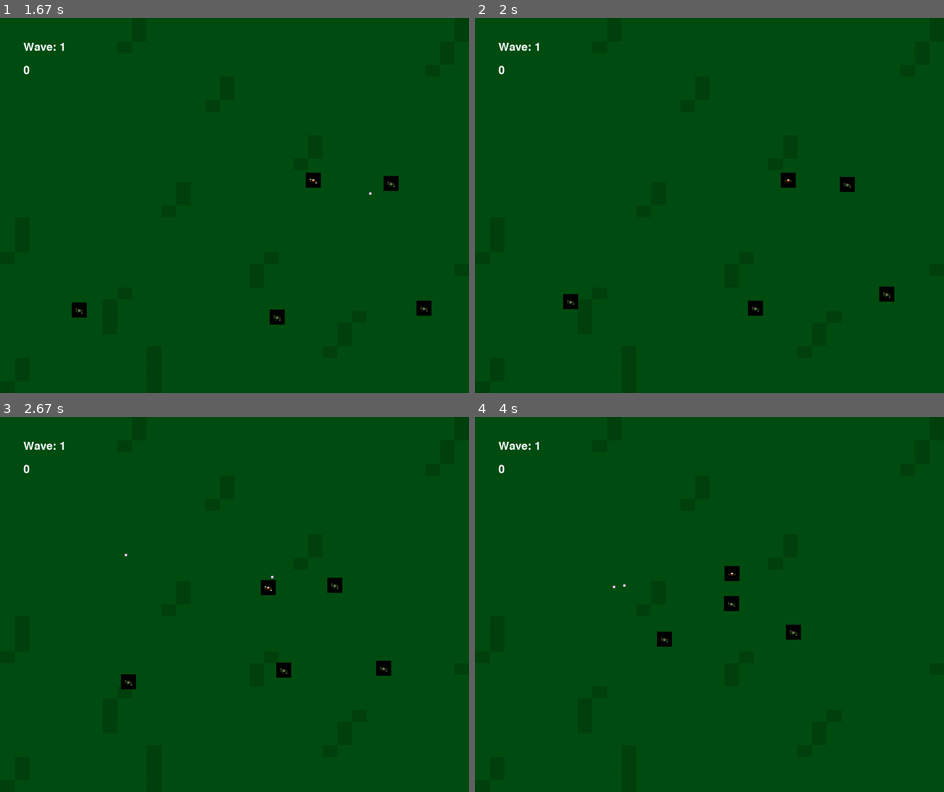
Above: before the commit, frames 1-4 (two rows, left to right).
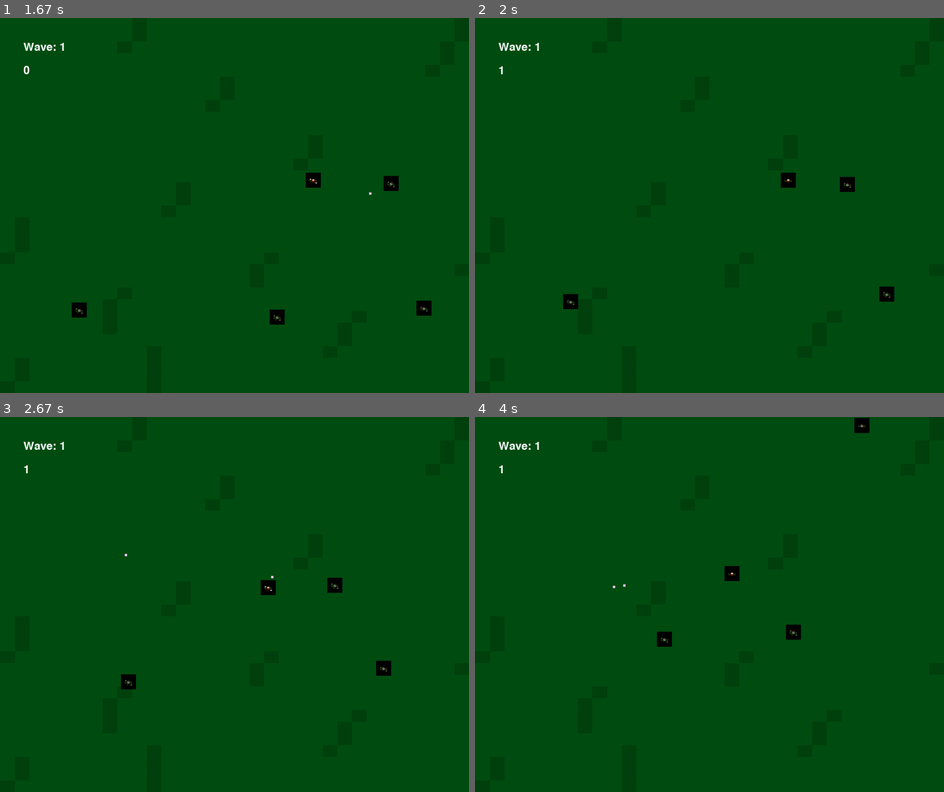
Above: after the commit, the same moments.

Repository: NotMrW/pygamesixtynine
Game: pygame game, started from main.py
The game is run twice, just before and just after one commit, with the same random seed, the same clock (stepped at 60 frames per second) and the same inputs.
Inputs (mouse positions are in pixels of both pictures, inside the frame that each line leads up to):
- Up to frame 1 (1.67 s): hold Right 0.33-0.8 s; hold Up 0.83-1.13 s; tap Space at 0.9, 1.23, 1.53 s; hold Right 1.17-1.63 s; move the mouse to (384, 194) at 1.2 s
- Up to frame 2 (2 s): click (756, 288) at 1.72 s
- Up to frame 3 (2.67 s): hold Left 2-2.53 s; tap Space at 2.07, 2.37, 2.63 s; click (89, 548) at 2.08 s; hold Down from 2.57 s (still down); click (304, 473) at 2.65 s
- Up to frame 4 (4 s): release Down at 2.87 s; hold Left 2.9-3.3 s; tap Space at 2.97, 3.27, 3.4, 3.8 s; click (765, 638) at 2.98 s; hold Up 3.33-3.7 s; click (718, 477) at 3.42 s; hold Right from 3.73 s (still down); click (540, 593) at 3.82 s

Frame 1 is identical in both runs. In frame 2, 0.2% of the frame differs, in the area x 5-62%, y 12-80%; in frame 3, 0.2%; in frame 4, 0.3%, in the area x 5-85%, y 0-52%.

Commit message:
Ace's commit

Diff:
--- a/enemy.py
+++ b/enemy.py
@@ -39,7 +39,10 @@
     def check_collide(self, player):
         if player:
             if self.rect.colliderect(player.rect):
-                player.HP -= 1 #maybe we should add a damage variable?
+                if player.shield > 0:
+                    player.shield -=1
+                else:
+                    player.HP -= 1 #maybe we should add a damage variable?
                 self.hp -= 2
 
     def knockback(self, bullet):
--- a/item.py
+++ b/item.py
@@ -32,3 +32,27 @@
                 self.kill()
     def draw(self, game):
         game.screen.blit(self.image, self.rect.topleft)
+class Shield(pygame.sprite.Sprite):
+    def __init__(self, game):
+        """Extra Health"""
+        super().__init__()
+        self.settings = game.settings
+        self.SHIELD = self.settings.shield_SHIELD
+
+        self.spritesheet = SpriteSheet(r"sprites/manFace.png")
+        self.sprites = self.spritesheet.get_images(0,0,32,32,1)
+        self.image = self.sprites[0]
+
+        self.rect = self.image.get_rect()
+        self.rect.center = (500,500)
+        self.rect.topleft = (500, 500)
+
+        self.frame = 0
+
+    def add_shield(self,player):
+        if player:
+            if self.rect.colliderect(player.rect):
+                player.shield += self.SHIELD #maybe we should add a damage variable?
+                self.kill()
+    def draw(self, game):
+        game.screen.blit(self.image, self.rect.topleft)
--- a/main.py
+++ b/main.py
@@ -7,10 +7,9 @@
 #import classes from other files
 from settings import Settings
 from player import Player
-from enemy import Enemy
-from enemy import BigEnemy
+from enemy import Enemy, BigEnemy
 from bullet import Bullet
-from item import Medkit
+from item import Medkit, Shield
 
 
 
@@ -36,7 +35,9 @@
 
 
         self.player = Player(self) #initialize player
+
         self.medkits = pygame.sprite.Group()
+        self.shields = pygame.sprite.Group()
 
         self.bullets = pygame.sprite.Group() #stuff the bulltes in one, plural group
         self.enemies = pygame.sprite.Group() #Get the little shits into a plural group
@@ -67,7 +68,7 @@
     def run(self):
         """"Da function to run da gaem"""
         while self.running: #we use "running" value here for loop? Huh, neat
-            print(self.player.HP)
+            print(self.player.HP, self.player.shield)
             for event in pygame.event.get():
                 if event.type == pygame.QUIT:
                     self.running = False #We always need to be able to run from the gaem
@@ -116,15 +117,19 @@
             if bullet_enemy_collisions:
                 total_enemies_hit = list(bullet_enemy_collisions.values())[0]
                 for enemy in total_enemies_hit:
-                    enemy.hp -= 1
+                    enemy.hp -= 2
                     enemy.knockback(bullet)
                     if enemy.hp <= 0:
                         enemy.kill()
                         self.enemies_killed+=1
                         self.score+=1
                         self.score_surface = self.font.render(str(self.score), True, (255, 255, 255))
-                        if random.random() <= 0.02:
+                        if random.random() <= 0.05:
+                            medkit.rect.topleft = (enemy.x, enemy.y)
                             self.medkits.add(medkit)
+                        if random.random() <= 0.001:
+                            shield.rect.topleft = (enemy.x, enemy.y)
+                            self.shields.add(shield)
 
             if bullet_bigenemy_collisions: #if bullets collided with Big Bois...
                 total_enemies_hit = list(bullet_bigenemy_collisions.values())[0] #fill a list with big enemy collisions' values
@@ -147,10 +152,15 @@
             for medkit in self.medkits:
                 medkit.draw(self)
                 medkit.heal_player(self.player)
+            for shield in self.shields:
+                shield.draw(self)
+                shield.add_shield(self.player)
 
             enemy = Enemy(self)
             big_enemy = BigEnemy(self)
+
             medkit = Medkit(self)
+            shield = Shield(self)
 
             self.player.update() #update the player, mainly its position, tho
             self.player.blit(self) #draw the player
--- a/player.py
+++ b/player.py
@@ -13,6 +13,7 @@
         self.x = self.settings.screen_WIDTH / 2 #center horizontally
         self.y = self.settings.screen_HEIGHT / 2 #center vertically
         self.HP = 50
+        self.shield = 0
         self.spritesheet = SpriteSheet("sprites\manWalk.png")
         self.sprites = self.spritesheet.get_images(0,0,32,32,8)
         self.image = self.sprites[0]
--- a/settings.py
+++ b/settings.py
@@ -24,3 +24,4 @@
 
         #just for items and their attributes
         self.medkit_HEAL = 25
+        self.shield_SHIELD = 10
